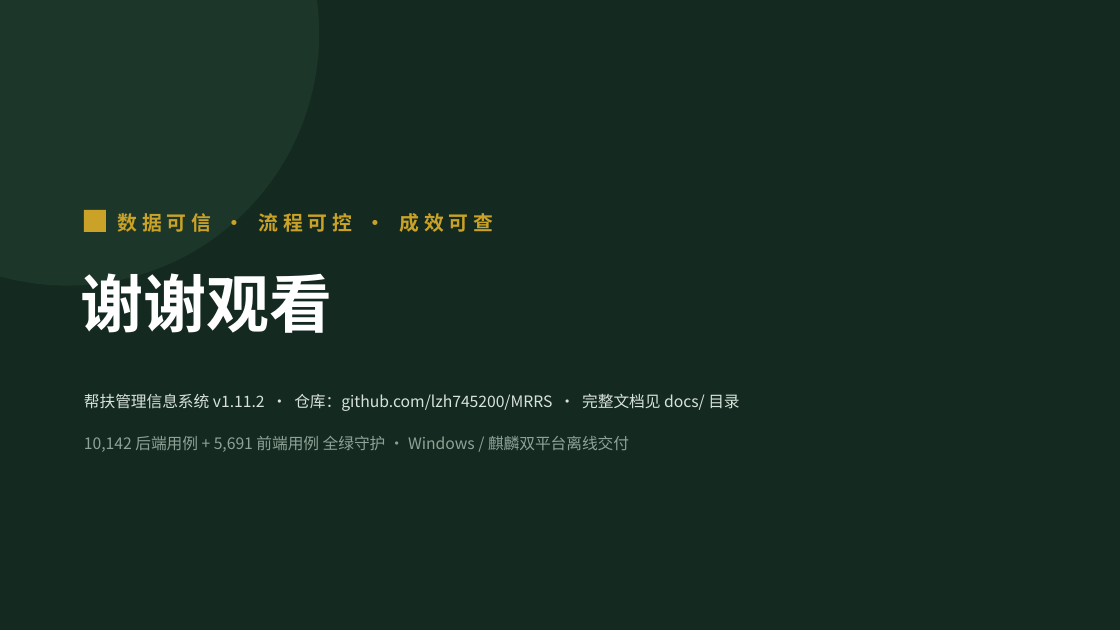
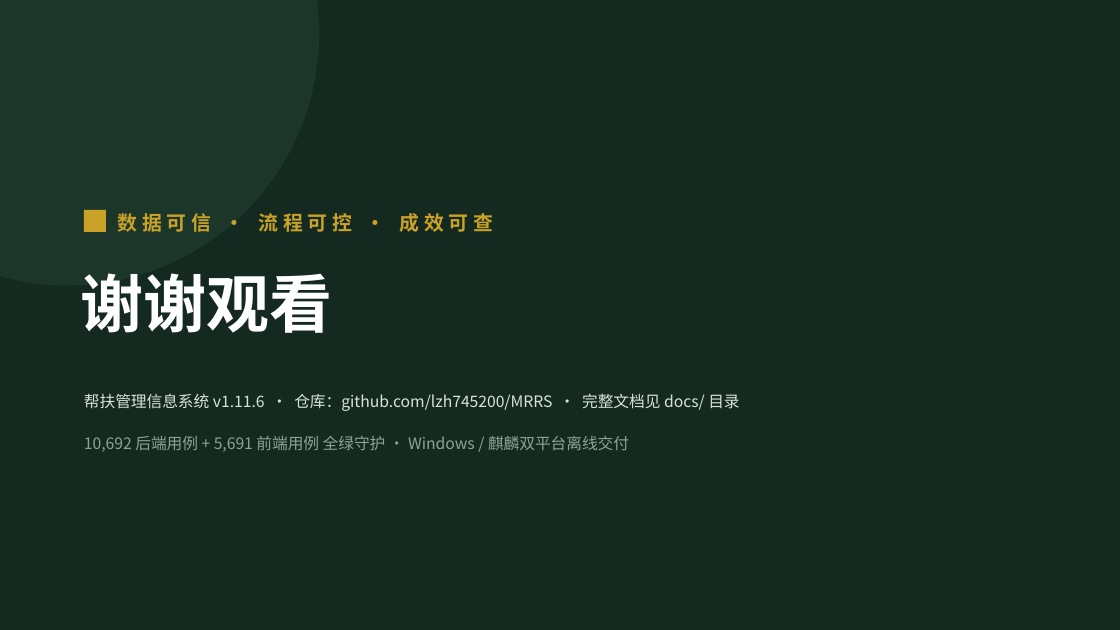
Before and after one commit to lzh745200/MRRS, a slide deck: slide 40 of docs/帮扶管理信息系统介绍.pptx. Drawn at 1120x630 pixels with LibreOffice and Linux fonts; fonts in the diff are those of the drawing. Boxes give left, top, right and bottom in pixels: in the first picture for what was removed or moved away, otherwise in the second. Text is boxed around its words. In the diff, an @@ line names an element or a change of style, - is before the commit and + after.

Commit message:
chore(release): 版本升级 1.11.6 — 深度探测循环(9 轮)收口 + PPT/文档同步
- CHANGELOG 1.11.6 段: 本会话 9 轮真实 HTTP 深探修复的 8 个缺陷
  (通行码改绑/路径双源/模板三形态/奖学金导入/悬挂村庄/并发备份/
  注册竞态/覆盖率墙钟黑洞) + E2E 入 CI 门禁 + 契约核对 0 断裂
- 版本 1.11.6 全 13 位点同步(python+node 双同步器)
- PPT 4 份更新: 版本串 v1.11.6、质量页用例数(10,692 后端/5,691 前端/
  296 前端文件)、测试纪律页补深度探测循环与契约核对条目、CI/CD 页
  补 E2E 六 job 门禁描述

```diff
--- a/docs/帮扶管理信息系统介绍.pptx
+++ b/docs/帮扶管理信息系统介绍.pptx
@@ text at (84,393,739,411): text changed @@
-帮扶管理信息系统 v1.11.2 · 仓库：github.com/lzh745200/MRRS · 完整文档见 docs/ 目录
+帮扶管理信息系统 v1.11.6 · 仓库：github.com/lzh745200/MRRS · 完整文档见 docs/ 目录
@@ text at (84,436,629,452): text changed @@
-10,142 后端用例 + 5,691 前端用例 全绿守护 · Windows / 麒麟双平台离线交付
+10,692 后端用例 + 5,691 前端用例 全绿守护 · Windows / 麒麟双平台离线交付
```
Also in this commit, not shown: 31 other slides changed, 17 other files.
